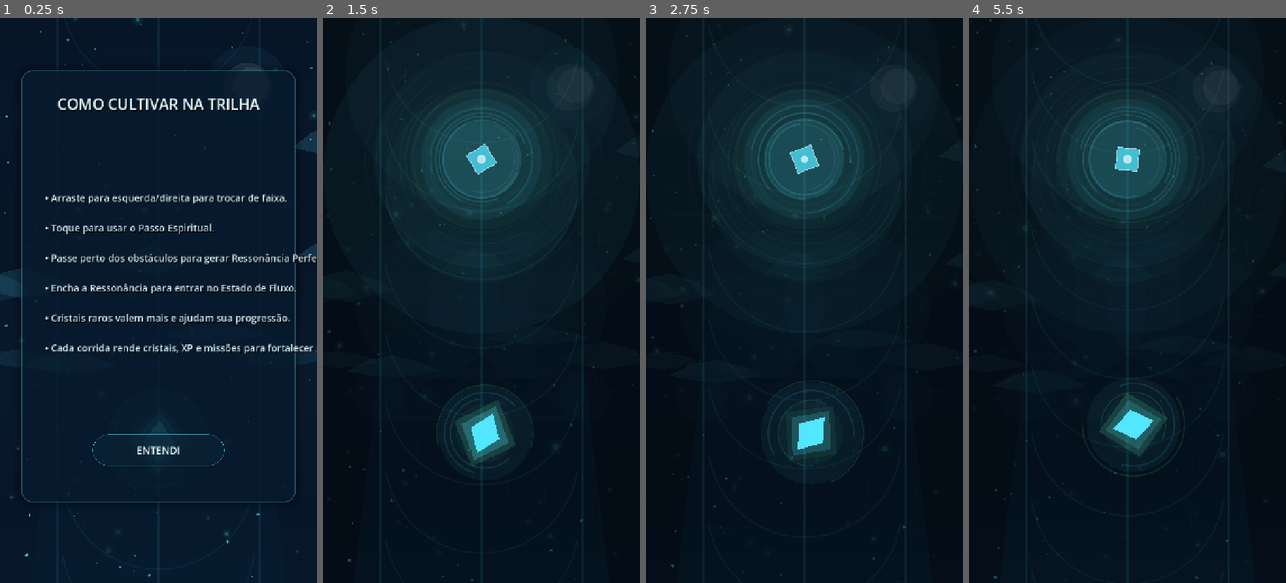
Above: before the commit, frames 1-4 (left to right).
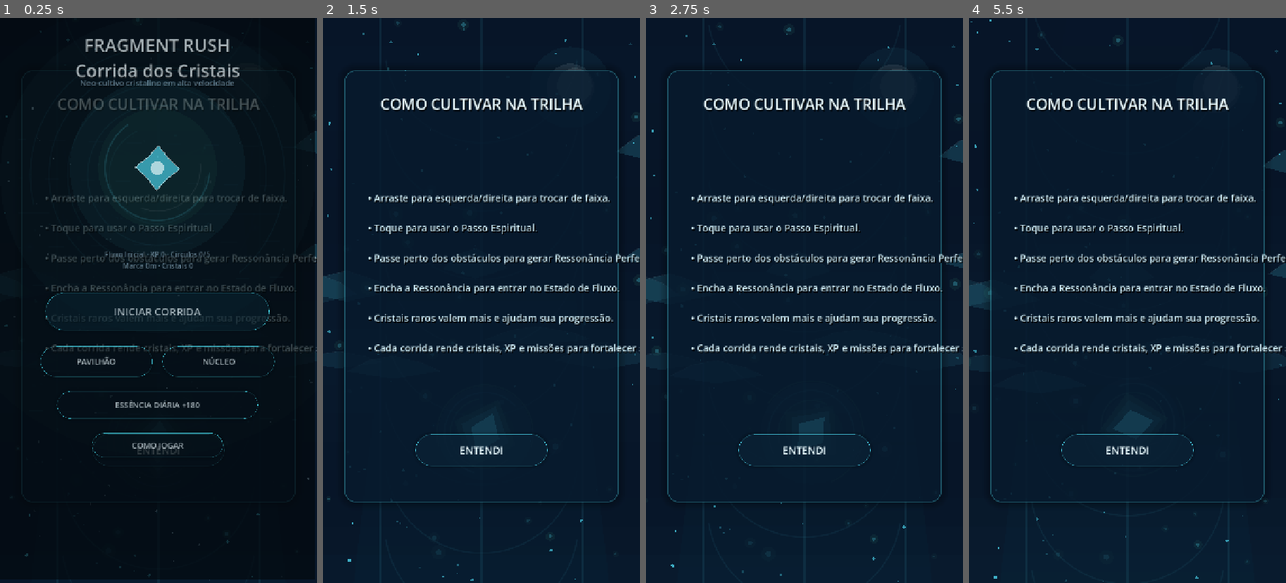
Above: after the commit, the same moments.

Repository: wesley956/corrida-de-cristais
Game: Godot game, scene res://scenes/Main.tscn
The game is run twice, just before and just after one commit, with the same random seed, the same clock (stepped at 60 frames per second) and the same inputs.
Inputs (mouse positions are in pixels of both pictures, inside the frame that each line leads up to):
- Up to frame 1 (0.25 s): no input
- Up to frame 2 (1.5 s): click "ENTENDI" at 0.5 s; move the mouse to (551, 272) at 1.27 s; hold Right (move_right) from 1.28 s (still down); hold Up (dash) from 1.28 s (still down); click (551, 272) at 1.42 s
- Up to frame 3 (2.75 s): tap Space (ui_accept) at 1.52 s; release Right (move_right) at 2 s; release Up (dash) at 2 s; drag from (741, 328) to (788, 413) at 2.02 s
- Up to frame 4 (5.5 s): move the mouse to (1159, 176) at 2.77 s; hold Right (move_right) 2.78-3.5 s; hold Up (dash) 2.78-3.5 s; drag from (1111, 413) to (1032, 215) at 3.52 s; move the mouse to (1222, 385) at 4.27 s; hold Left (move_left) 4.28-5 s; hold Up (dash) 4.28-5 s; tap Space (ui_accept) at 4.52 s; drag from (1032, 215) to (1079, 159) at 5.02 s

The runs differ from the first frame. In frame 1, 14% of the frame differs, in the area x 0-100%, y 0-100%; in frame 2, 14%; in frame 3, 14%; in frame 4, 14%.
Error before the commit: Parse Error: Cannot infer the type of "sid" variable because the value doesn't have a set type. (res://scripts/ui/NeoPavilionScreen.gd:50)

Commit message:
Add files via upload

Diff:
--- a/fragment-rush/scripts/ui/FragmentUiController.gd
+++ b/fragment-rush/scripts/ui/FragmentUiController.gd
@@ -11,49 +11,59 @@
 signal skin_action_requested
 signal upgrade_requested(tech_id: String)
 
-var menu: NeoMenuScreen
-var pavilion: NeoPavilionScreen
-var core: NeoCoreScreen
+var menu
+var pavilion
+var core
 
 func _ready() -> void:
 	menu = preload("res://scenes/ui/NeoMenuScreen.tscn").instantiate()
 	pavilion = preload("res://scenes/ui/NeoPavilionScreen.tscn").instantiate()
 	core = preload("res://scenes/ui/NeoCoreScreen.tscn").instantiate()
+
 	add_child(menu)
 	add_child(pavilion)
 	add_child(core)
 
-	menu.start_requested.connect(func(): start_requested.emit())
-	menu.pavilion_requested.connect(func(): pavilion_requested.emit())
-	menu.core_requested.connect(func(): core_requested.emit())
-	menu.daily_requested.connect(func(): daily_requested.emit())
-	menu.guide_requested.connect(func(): guide_requested.emit())
+	menu.start_requested.connect(func() -> void: start_requested.emit())
+	menu.pavilion_requested.connect(func() -> void: pavilion_requested.emit())
+	menu.core_requested.connect(func() -> void: core_requested.emit())
+	menu.daily_requested.connect(func() -> void: daily_requested.emit())
+	menu.guide_requested.connect(func() -> void: guide_requested.emit())
 
-	pavilion.back_requested.connect(func(): back_requested.emit())
-	pavilion.skin_selected.connect(func(id: String): skin_selected.emit(id))
-	pavilion.action_requested.connect(func(): skin_action_requested.emit())
+	pavilion.back_requested.connect(func() -> void: back_requested.emit())
+	pavilion.skin_selected.connect(func(id: String) -> void: skin_selected.emit(id))
+	pavilion.action_requested.connect(func() -> void: skin_action_requested.emit())
 
-	core.back_requested.connect(func(): back_requested.emit())
-	core.upgrade_requested.connect(func(id: String): upgrade_requested.emit(id))
+	core.back_requested.connect(func() -> void: back_requested.emit())
+	core.upgrade_requested.connect(func(id: String) -> void: upgrade_requested.emit(id))
 
-	show_menu()
+	call_deferred("show_menu")
 
 func show_menu() -> void:
+	if menu == null or pavilion == null or core == null:
+		return
 	menu.visible = true
 	pavilion.visible = false
 	core.visible = false
 
 func show_pavilion() -> void:
+	if menu == null or pavilion == null or core == null:
+		return
 	menu.visible = false
 	pavilion.visible = true
 	core.visible = false
 
 func show_core() -> void:
+	if menu == null or pavilion == null or core == null:
+		return
 	menu.visible = false
 	pavilion.visible = false
 	core.visible = true
 
 func hide_all() -> void:
-	menu.visible = false
-	pavilion.visible = false
-	core.visible = false
+	if menu != null:
+		menu.visible = false
+	if pavilion != null:
+		pavilion.visible = false
+	if core != null:
+		core.visible = false
--- a/fragment-rush/scripts/ui/NeoCoreScreen.gd
+++ b/fragment-rush/scripts/ui/NeoCoreScreen.gd
@@ -43,6 +43,10 @@
 	back_button.pressed.connect(func(): back_requested.emit())
 
 func set_data(stage: String, xp: int, progress: float, next_circle: String, color: Color, ring_count: int, techniques: Array[Dictionary]) -> void:
+	if bg == null or orb == null or stage_label == null:
+		call_deferred("set_data", stage, xp, progress, next_circle, color, ring_count, techniques)
+		return
+
 	bg.accent = color
 	orb.orb_color = color
 	orb.ring_count = max(1, ring_count)
@@ -50,6 +54,6 @@
 	next_label.text = next_circle
 	xp_bar.value = clampf(progress, 0.0, 100.0)
 
-	for i in range(min(techniques.size(), tech_buttons.size())):
-		var d := techniques[i]
+	for i: int in range(min(techniques.size(), tech_buttons.size())):
+		var d: Dictionary = techniques[i]
 		tech_buttons[i].text = "%s\nNv. %s\n%s" % [str(d.get("name", "")), str(d.get("level", "")), str(d.get("action", ""))]
--- a/fragment-rush/scripts/ui/NeoMenuScreen.gd
+++ b/fragment-rush/scripts/ui/NeoMenuScreen.gd
@@ -46,6 +46,10 @@
 	tw.parallel().tween_property(self, "scale", Vector2.ONE, 0.36)
 
 func set_data(stage: String, xp: int, circles: int, circle_total: int, best: int, crystals: int, daily_available: bool, color: Color, ring_count: int) -> void:
+	if bg == null or orb == null or stats == null:
+		call_deferred("set_data", stage, xp, circles, circle_total, best, crystals, daily_available, color, ring_count)
+		return
+
 	bg.accent = color
 	orb.orb_color = color
 	orb.ring_count = max(1, ring_count)
--- a/fragment-rush/scripts/ui/NeoPavilionScreen.gd
+++ b/fragment-rush/scripts/ui/NeoPavilionScreen.gd
@@ -30,27 +30,34 @@
 	desc_label.autowrap_mode = TextServer.AUTOWRAP_WORD_SMART
 	FragmentUiTheme.label(crystals_label, 16, FragmentUiTheme.MUTED, true)
 
-	for b in skin_buttons:
+	for b: Button in skin_buttons:
 		b.add_theme_stylebox_override("normal", FragmentUiTheme.button_style(Color(0.02, 0.09, 0.14, 0.42), FragmentUiTheme.CYAN, 28))
 		b.add_theme_font_size_override("font_size", 13)
 		b.add_theme_color_override("font_color", FragmentUiTheme.PEARL)
 
-	for b in [action_button, back_button]:
+	for b: Button in [action_button, back_button]:
 		b.add_theme_stylebox_override("normal", FragmentUiTheme.button_style())
 		b.add_theme_stylebox_override("hover", FragmentUiTheme.button_style(Color(0.04, 0.14, 0.20, 0.62), FragmentUiTheme.JADE))
 		b.add_theme_font_size_override("font_size", 19)
 		b.add_theme_color_override("font_color", FragmentUiTheme.PEARL)
 
 	action_button.add_theme_stylebox_override("normal", FragmentUiTheme.button_style(Color(0.05, 0.16, 0.22, 0.66), FragmentUiTheme.GOLD))
-	back_button.pressed.connect(func(): back_requested.emit())
-	action_button.pressed.connect(func(): action_requested.emit())
+	back_button.pressed.connect(func() -> void: back_requested.emit())
+	action_button.pressed.connect(func() -> void: action_requested.emit())
 
-	var ids := ["nucleo_errante", "semente_jade", "orbe_celestial", "coracao_nebular", "essencia_dourada"]
-	for i in range(skin_buttons.size()):
-		var sid := ids[i]
-		skin_buttons[i].pressed.connect(func(id := sid): skin_selected.emit(id))
+	var ids: Array[String] = ["nucleo_errante", "semente_jade", "orbe_celestial", "coracao_nebular", "essencia_dourada"]
+	for i: int in range(skin_buttons.size()):
+		var sid: String = ids[i]
+		skin_buttons[i].pressed.connect(_on_skin_button_pressed.bind(sid))
+
+func _on_skin_button_pressed(skin_id: String) -> void:
+	skin_selected.emit(skin_id)
 
 func set_data(selected_id: String, selected_name: String, rarity: String, desc: String, effect: String, crystals: int, action_text: String, color: Color, ring_count: int, buttons: Array[Dictionary]) -> void:
+	if bg == null or orb == null or name_label == null:
+		call_deferred("set_data", selected_id, selected_name, rarity, desc, effect, crystals, action_text, color, ring_count, buttons)
+		return
+
 	bg.accent = color
 	orb.orb_color = color
 	orb.ring_count = max(1, ring_count)
@@ -59,8 +66,9 @@
 	desc_label.text = desc
 	crystals_label.text = "Cristais Espirituais · %d" % crystals
 	action_button.text = action_text
-	for i in range(min(buttons.size(), skin_buttons.size())):
-		var data := buttons[i]
+
+	for i: int in range(min(buttons.size(), skin_buttons.size())):
+		var data: Dictionary = buttons[i]
 		skin_buttons[i].text = "%s\n%s" % [str(data.get("name", "")), str(data.get("state", ""))]
 		var c: Color = data.get("color", FragmentUiTheme.CYAN)
 		skin_buttons[i].add_theme_stylebox_override("normal", FragmentUiTheme.button_style(Color(c.r, c.g, c.b, 0.16), c, 28))
Not shown, added: fragment-rush/docs/V1_2_3_COMPILE_FIX.md
